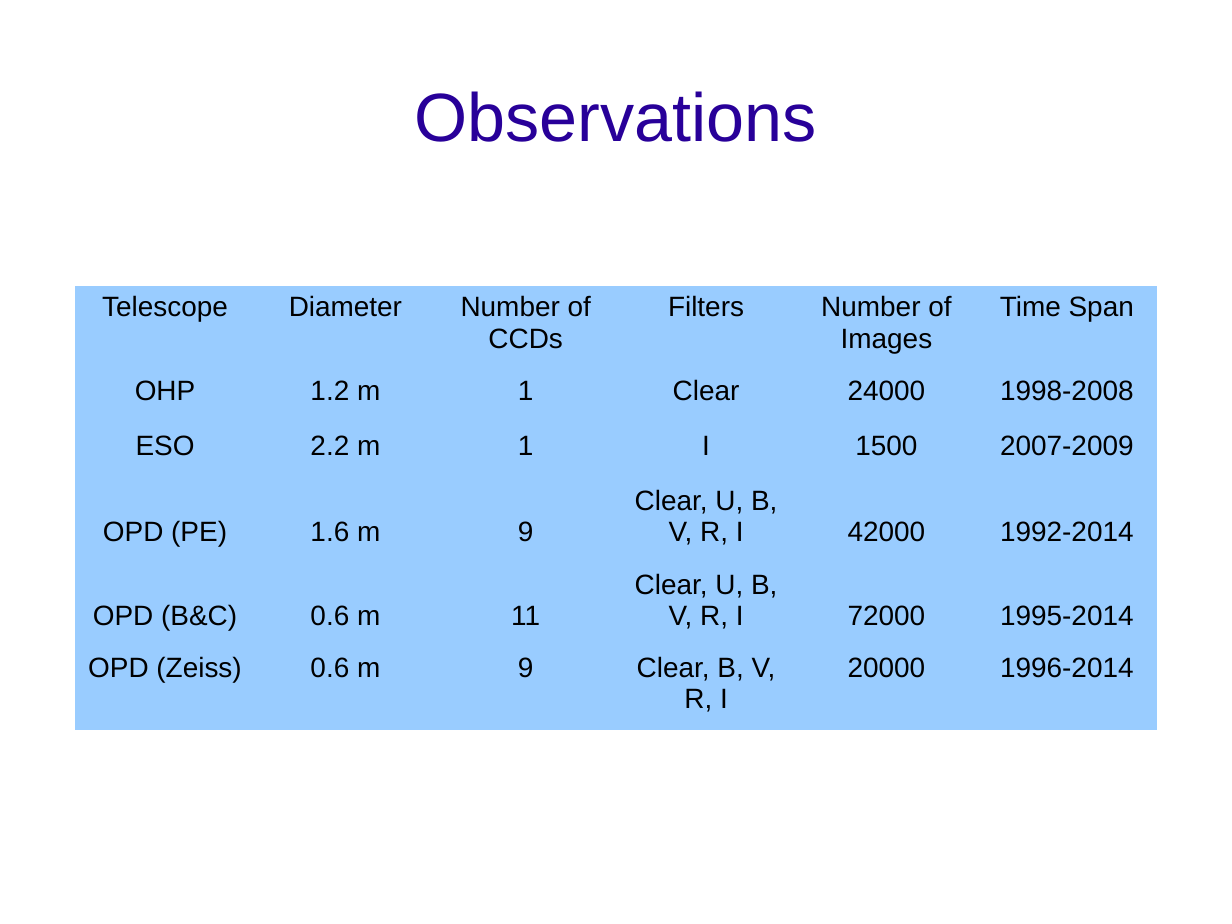
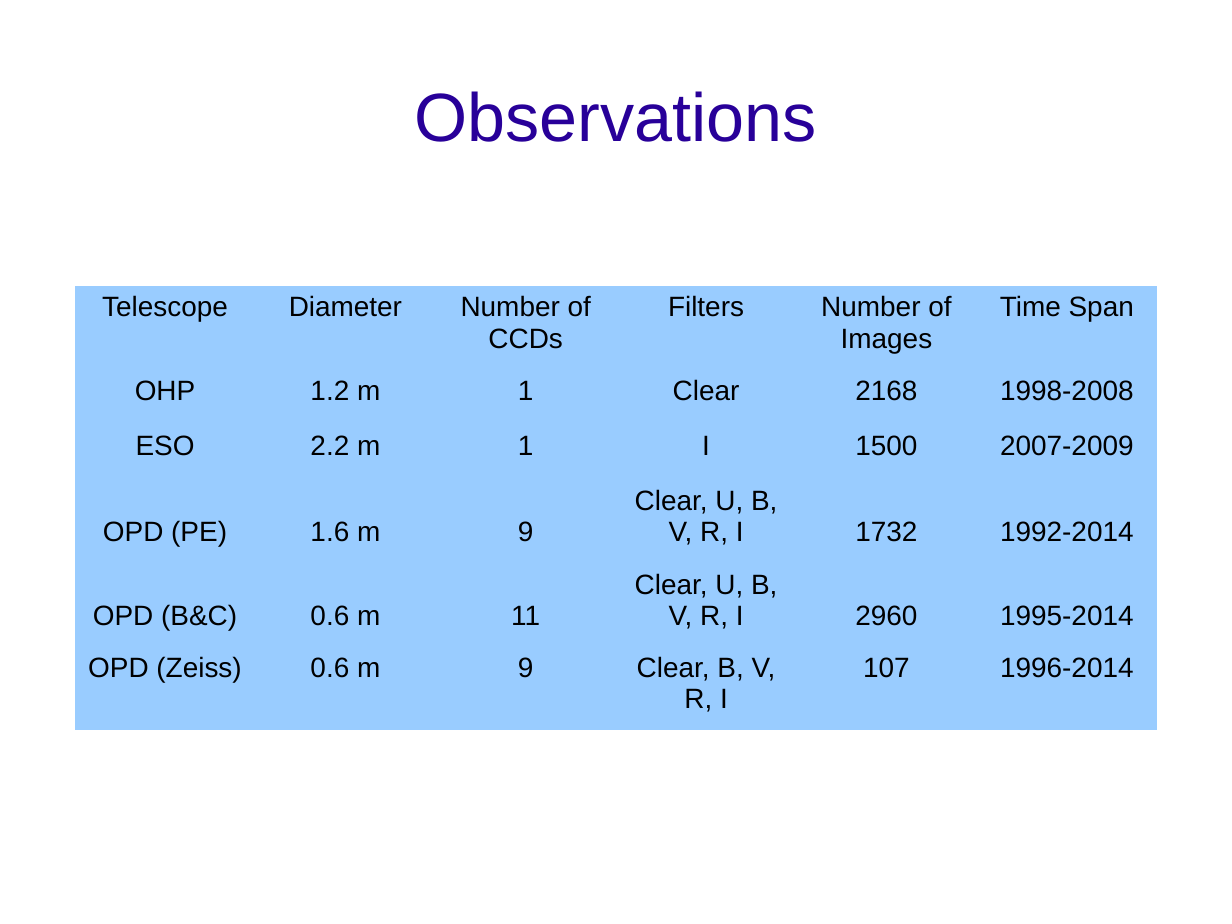
Before and after one commit to altairgomes/Latex, a slide deck: slide 5 of Poster-Apresentação/ENCELADE2016.odp. Drawn at 1232x924 pixels with LibreOffice and Linux fonts; fonts in the diff are those of the drawing; background and template pictures are left out. Boxes give left, top, right and bottom in pixels: in the first picture for what was removed or moved away, otherwise in the second. Text is boxed around its words. In the diff, an @@ line names an element or a change of style, - is before the commit and + after.

```diff
--- a/Poster-Apresentação/ENCELADE2016.odp
+++ b/Poster-Apresentação/ENCELADE2016.odp
@@ table at (75, 286, 1156, 730) @@
-row 2, column 5: 24000
+row 2, column 5: 2168
-row 4, column 5: 42000
+row 4, column 5: 1732
-row 5, column 5: 72000
+row 5, column 5: 2960
-row 6, column 5: 20000
+row 6, column 5: 107
```
Also in this commit, not shown: 1 other slide changed.
